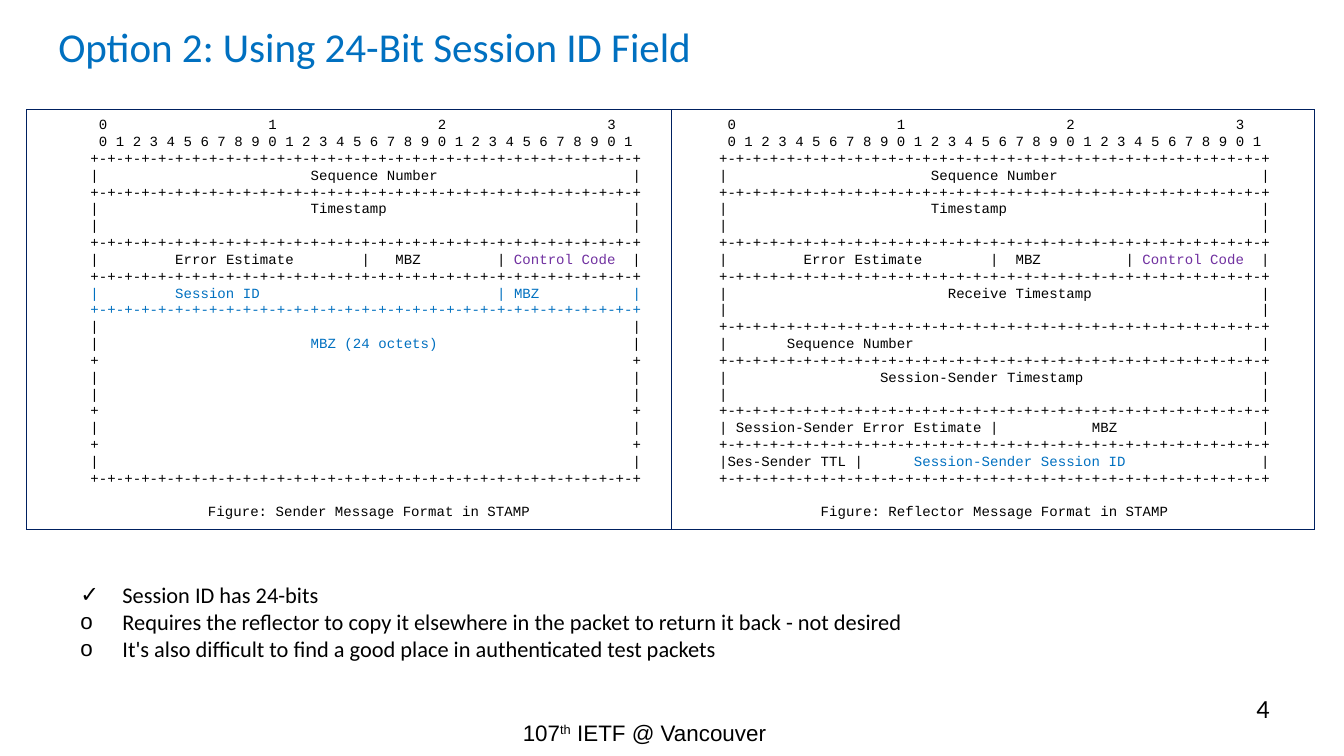
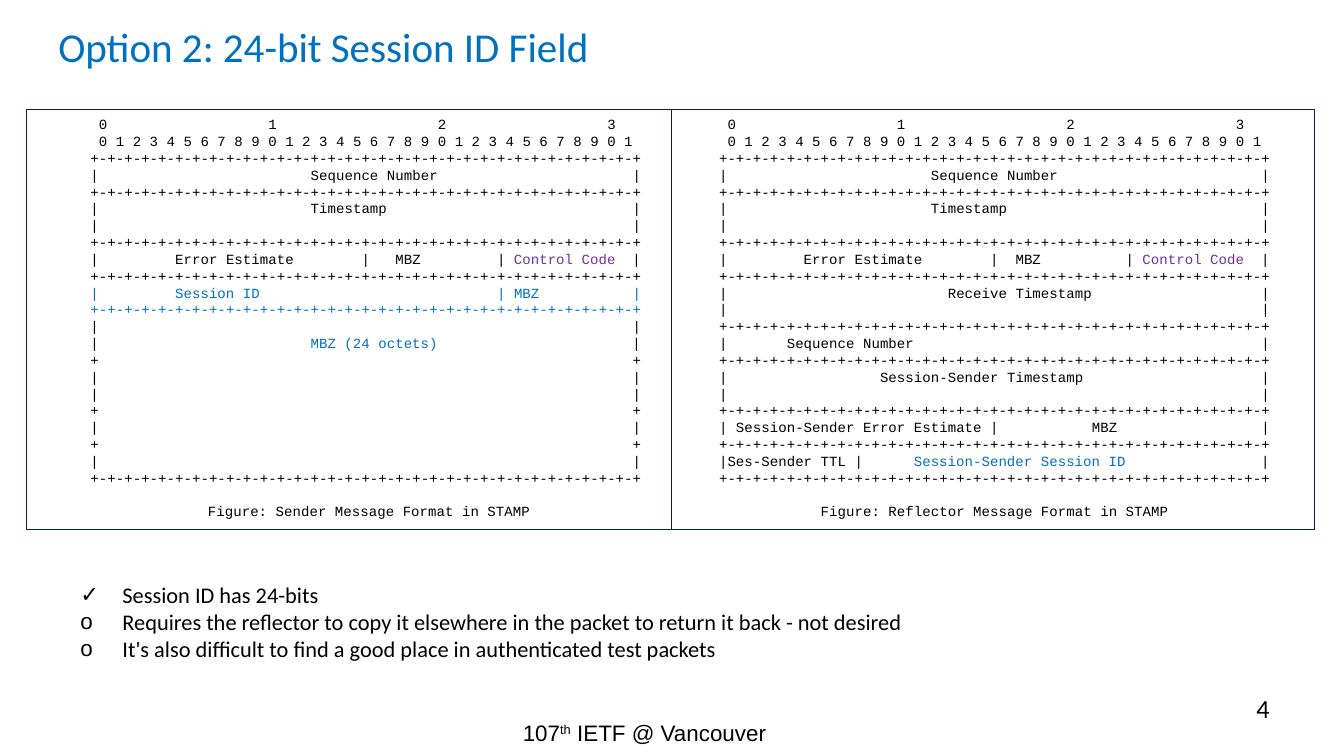
Before and after one commit to rakgandhi/ietf-public, a slide deck: slide 4 of ietf-stamp-session-id-rev1.pptx. Drawn at 1344x756 pixels with LibreOffice and Linux fonts; fonts in the diff are those of the drawing. Boxes give left, top, right and bottom in pixels: in the first picture for what was removed or moved away, otherwise in the second. Text is boxed around its words. In the diff, an @@ line names an element or a change of style, - is before the commit and + after.

```diff
--- a/ietf-stamp-session-id-rev1.pptx
+++ b/ietf-stamp-session-id-rev1.pptx
@@ title at (58, 33, 589, 69): text changed @@
-Option 2: Using 24-Bit Session ID Field
+Option 2: 24-bit Session ID Field
```
Also in this commit, not shown: 2 other slides changed, 1 other file.
